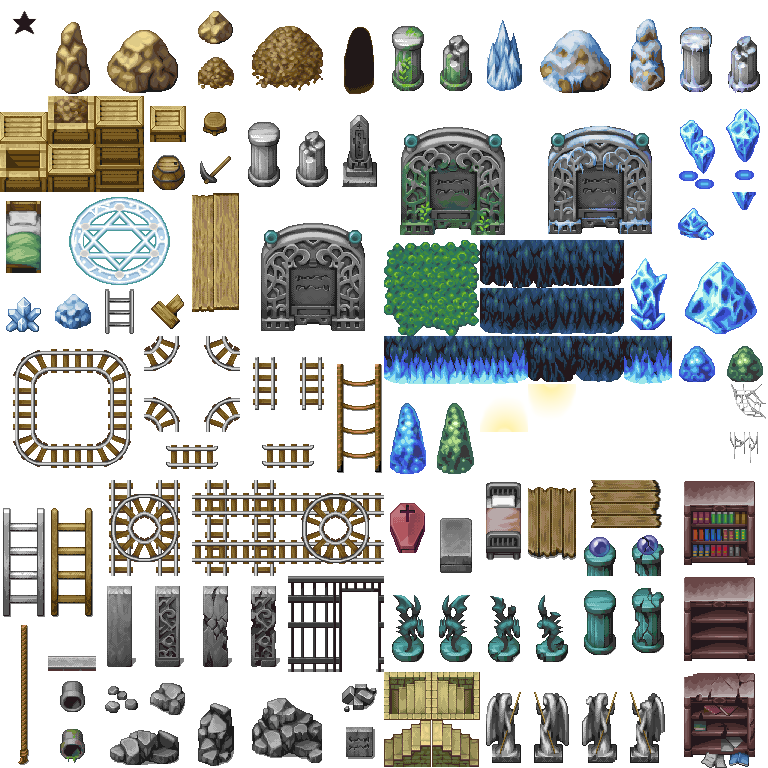
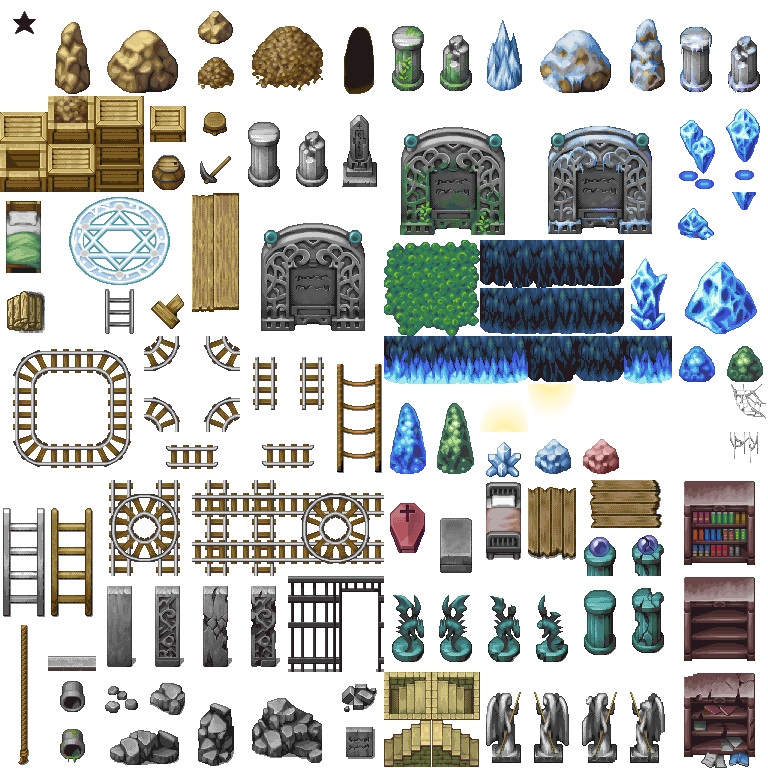
Before/after of a 768 × 768 layered artwork. What changed in the layer stack:
added layer "Wood Logs" above "Layer 2" over bbox(7, 291, 45, 333)
added group "Group 1" with 3 layers above "Layer 1" over bbox(6, 291, 619, 477)
added layer "Color Fill 1" (color) in group "Group 1" over bbox(6, 291, 619, 477)
added layer "Thiec" in group "Group 1" over bbox(583, 439, 619, 474)
painted on "Layer 1" over bbox(6, 294, 571, 477)
